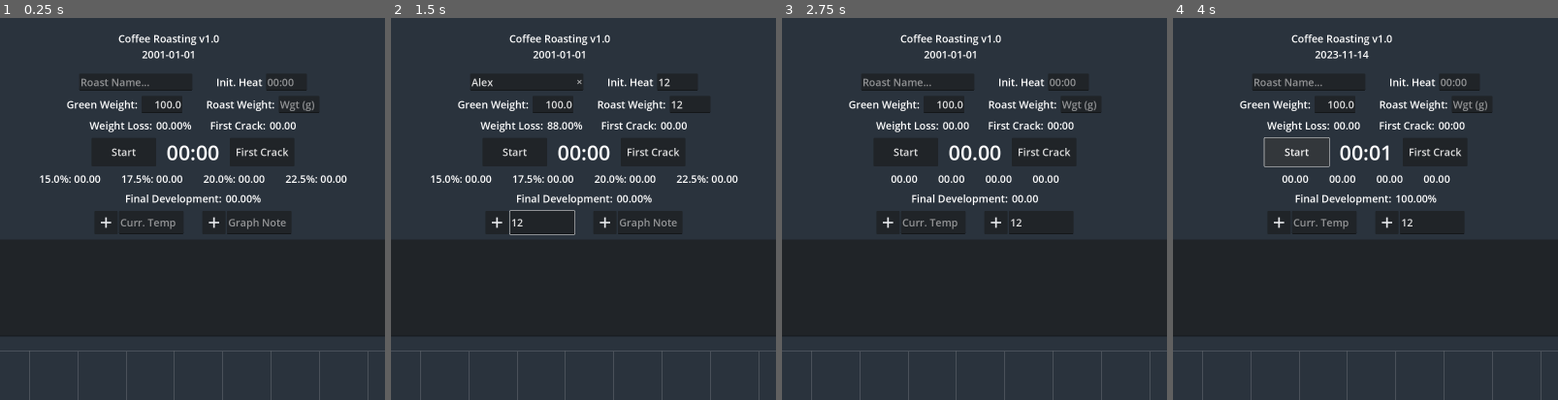
Above: before the commit, frames 1-4 (left to right).
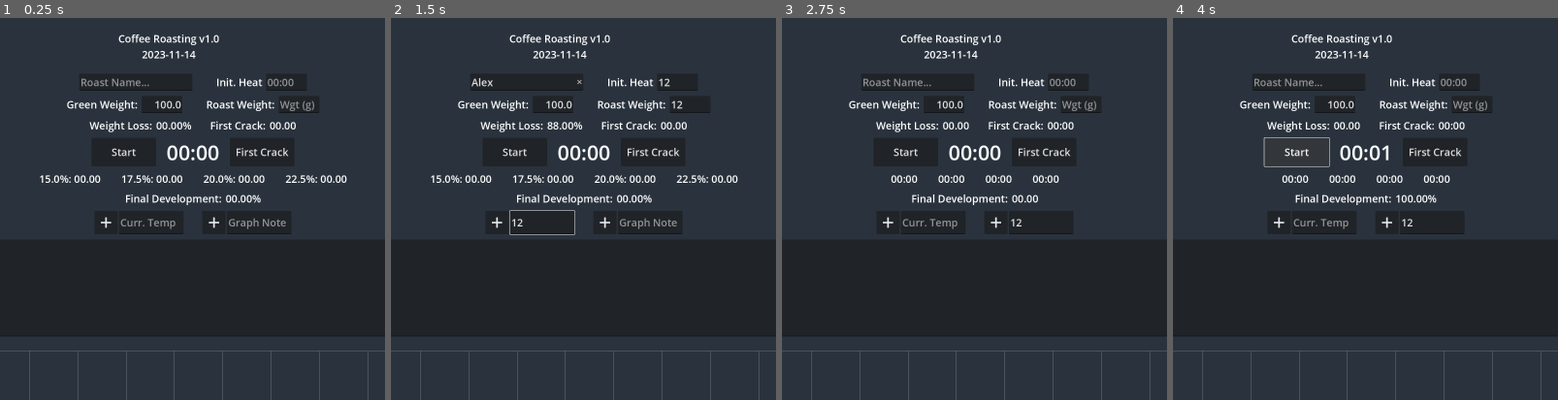
Above: after the commit, the same moments.

Repository: JohannKard/coffee-timer
Game: Godot game, scene res://main.tscn
Same seed, same stepped clock (60 frames per second), same inputs: the game is played once before the commit and once after it.
Inputs (mouse positions are % of the whole screen's width and height, from its top left):
- Up to frame 1 (0.25 s): no input
- Up to frame 2 (1.5 s): click (42, 8) at 0.52 s; type "Alex" at 0.6 s; click (62, 8) at 0.75 s; type "12" at 0.83 s; click (64, 11) at 0.98 s; type "12" at 1.07 s; click (44, 27) at 1.27 s; type "12" at 1.35 s
- Up to frame 3 (2.75 s): click (58, 27) at 1.5 s; type "12" at 1.58 s; click (50, 35) at 1.73 s; type "12" at 1.82 s; click (90, 4) at 2 s
- Up to frame 4 (4 s): click "Start" at 2.75 s; click "Stop" at 3.5 s
The pictures show only the part of the screen within x 25-75%, y 0-50%; the shares and areas given below are measured in that part.

The runs differ from the first frame. In frame 1, 0.1% of the frame differs, in the area x 40-51%, y 8-11%; in frame 2, 0.1%; in frame 3, 0.1%, in the area x 31-69%, y 8-43%; in frame 4, less than 0.1%.

Commit message:
small tweaks

Diff:
--- a/main.gd
+++ b/main.gd
@@ -7,6 +7,7 @@
 	if OS.get_name() != "Android":
 		get_window().set_size(Vector2(2400, 2400))
 	else:
+		get_window().mode = Window.MODE_FULLSCREEN
 		get_window().unresizable = true
 		get_window().borderless = true
 	DirAccess.make_dir_absolute("user://roasts")
@@ -26,7 +27,6 @@
 	var save_result := ResourceSaver.save(log_res_ref, file_path)
 	if save_result != OK:
 		printerr(save_result)
-		#save_result = ResourceSaver.save(log_res_ref, file_path + "(2)")
 	else:
 		roast_logs.push_back(log_res_ref)
 		_on_main_screen_on_menu_click()
@@ -34,7 +34,8 @@
 
 func _on_main_screen_on_save(log_res_ref: RoastLog) -> void:
 	_save_log(log_res_ref)
-	roast_logs.push_back(log_res_ref)
+	roast_logs.push_front(log_res_ref)
+	$MainScreen.reset_all()
 
 
 func _on_main_screen_on_menu_click() -> void:
--- a/main_screen.gd
+++ b/main_screen.gd
@@ -43,6 +43,8 @@
 	data = RoastLog.new()
 	grn_wgt_in.text_changed.connect(_on_weight_text_changed)
 	rst_wgt_in.text_changed.connect(_on_weight_text_changed)
+	data.roast_date = Time.get_date_string_from_system()
+	date_out.text = data.roast_date
 	_reset_plot()
 
 
@@ -62,6 +64,7 @@
 
 
 func load_log(log_in: RoastLog) -> void:
+	reset_all()
 	# Reset timer on load
 	timer = data.final_roast_time
 	start_btn_status = false
@@ -77,7 +80,7 @@
 	wgt_loss_out.text = str(data.wgt_loss)
 	first_crack_out.text = _get_time_text(data.first_crack_time)
 	timer_display.text = _get_time_text(data.final_roast_time)
-	development_out.text = _get_time_text(data.development_percentage)
+	development_out.text = str(data.development_percentage)
 	general_notes_in.text = data.general_notes
 	_calculate_development()
 
@@ -149,8 +152,6 @@
 	if not start_btn_status: # Timer isn't running yet
 		start_btn.text = "Stop"
 		start_btn_status = true
-		data.roast_date = Time.get_date_string_from_system()
-		date_out.text = data.roast_date
 	else:
 		start_btn.text = "Start"
 		start_btn_status = false
@@ -247,12 +248,12 @@
 	temp_in.text = ""
 	general_notes_in.text = ""
 
-	date_out.text = "2001-01-01"
+	date_out.text = Time.get_date_string_from_system()
 	wgt_loss_out.text = "00.00"
 	first_crack_out.text = "00:00"
-	timer_display.text = "00.00"
-	fifteen_lbl.text = "00.00"
-	seventeen_lbl.text = "00.00"
-	twenty_lbl.text = "00.00"
-	twenty_two_lbl.text = "00.00"
+	timer_display.text = "00:00"
+	fifteen_lbl.text = "00:00"
+	seventeen_lbl.text = "00:00"
+	twenty_lbl.text = "00:00"
+	twenty_two_lbl.text = "00:00"
 	development_out.text = "00.00"
